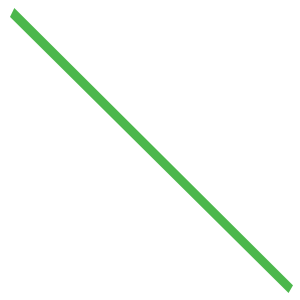
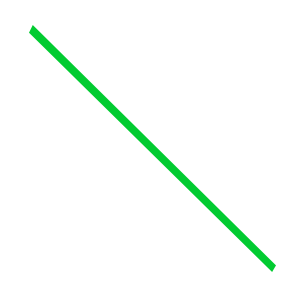
Layer changes from the first 300px x 300px image to the second:
added group "v4" with 1 layers above "v3" over [29,25,276,272]
added layer "Rectangle 3" (1st of 3, in "v4") in group "v4" over [29,25,276,272]
hid group "v3" (13 layers) over [10,8,293,293]
